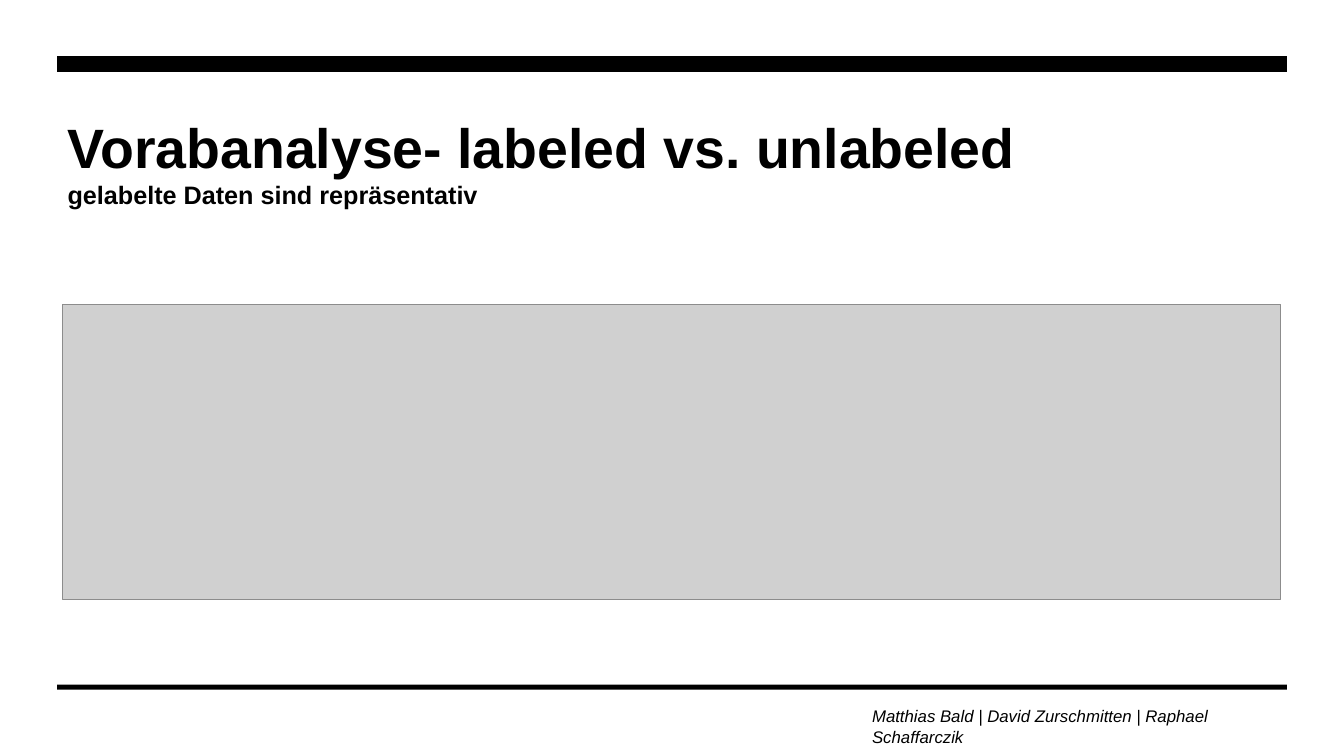
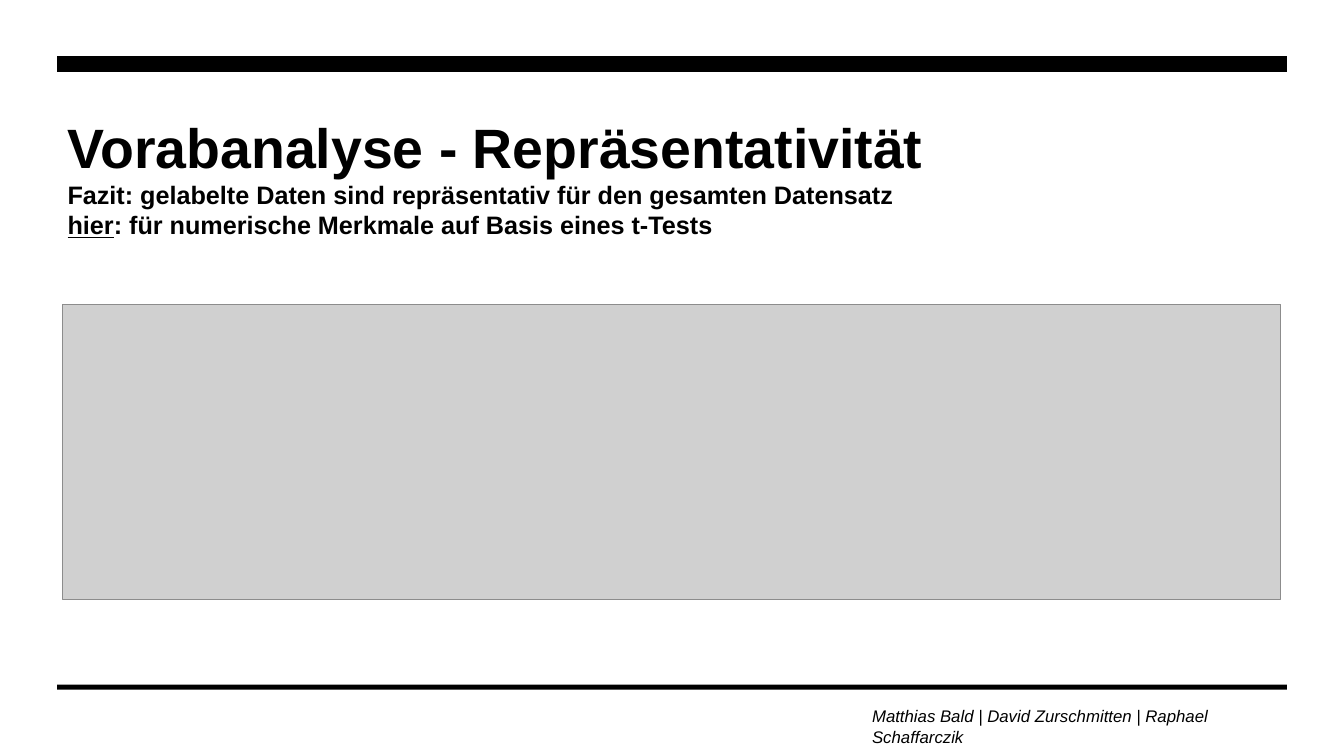
Before and after one commit to zurdavid/projektpraktikum-datascience, a slide deck: slide 9 of präsentationen/Meilenstein2_Praesentation.pptx (slide 5 before the commit). Drawn at 1344x756 pixels with LibreOffice and Linux fonts; fonts in the diff are those of the drawing; grey boxes stand for pictures; background and template pictures are left out. Boxes give left, top, right and bottom in pixels: in the first picture for what was removed or moved away, otherwise in the second. Text is boxed around its words. In the diff, an @@ line names an element or a change of style, - is before the commit and + after.

```diff
--- a/präsentationen/Meilenstein2_Praesentation.pptx
+++ b/präsentationen/Meilenstein2_Praesentation.pptx
@@ title at (x1=68, y1=127, x2=923, y2=238): text changed; size 39.6 to 18 pt @@
-Vorabanalyse- labeled vs. unlabeled
-gelabelte Daten sind repräsentativ
+Vorabanalyse - Repräsentativität
+Fazit: gelabelte Daten sind repräsentativ für den gesamten Datensatz
+hier: für numerische Merkmale auf Basis eines t-Tests
```
Also in this commit, not shown: 10 other slides changed, 8 slides added, 8 slides removed, 1 other file.
